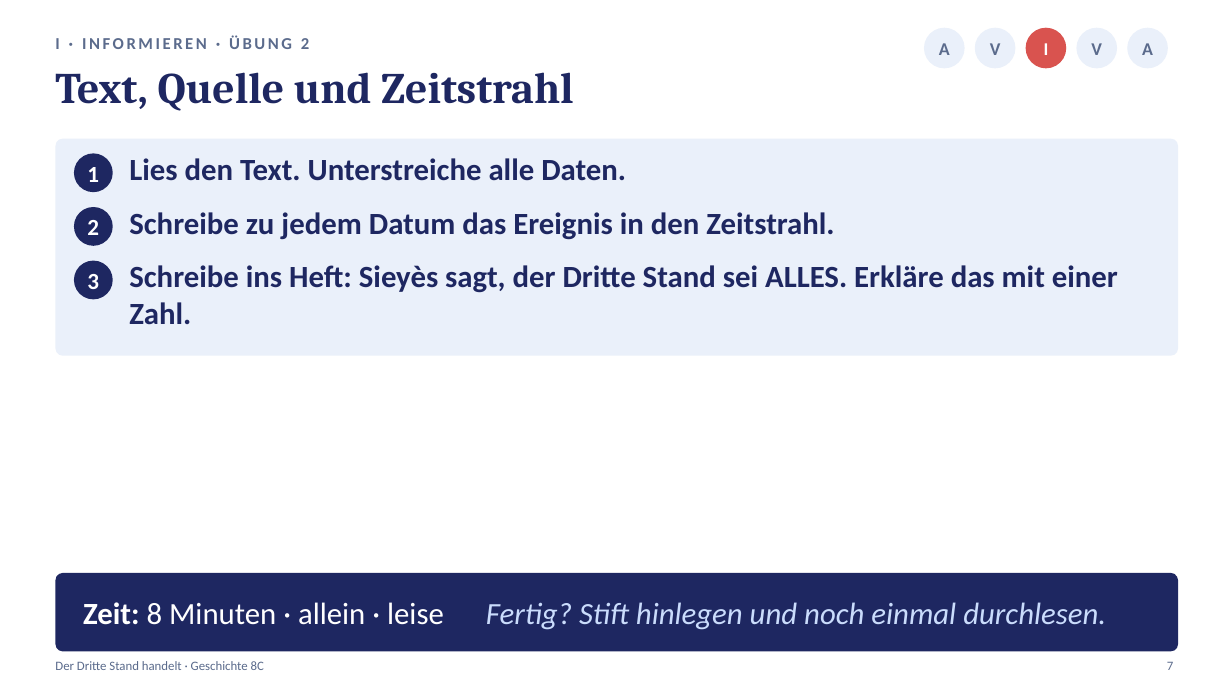
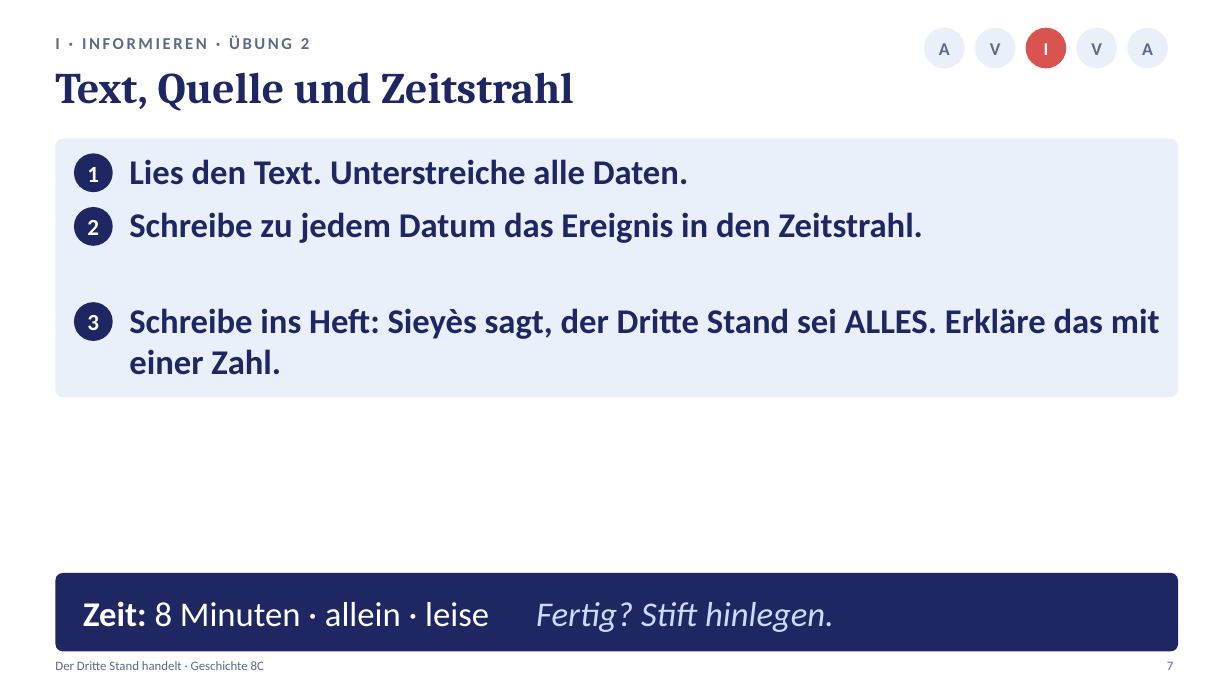
Before and after one commit to golzkonstantin-gif/Schule, a slide deck: slide 7 of Geschichte_8/Stunde2_Nationalversammlung/Praesentation_Stunde2_Nationalversammlung.pptx. Drawn at 1232x693 pixels with LibreOffice and Linux fonts; fonts in the diff are those of the drawing. Boxes give left, top, right and bottom in pixels: in the first picture for what was removed or moved away, otherwise in the second. Text is boxed around its words. In the diff, an @@ line names an element or a change of style, - is before the commit and + after.

```diff
--- a/Geschichte_8/Stunde2_Nationalversammlung/Praesentation_Stunde2_Nationalversammlung.pptx
+++ b/Geschichte_8/Stunde2_Nationalversammlung/Praesentation_Stunde2_Nationalversammlung.pptx
@@ rounded rectangle: place and size @@
-rounded rectangle at [55,139,1178,356]
+rounded rectangle at [55,139,1178,397]
@@ rounded rectangle at [55,139,1178,397]: proportions changed @@
@@ size 24 to 27 pt in 3 elements at [129,159,688,185], [129,212,923,243], [129,308,1160,375] @@
@@ 2 texts, 1 ellipse: place and size @@
-2 texts, 1 ellipse at [74,261,1118,325]
+2 texts, 1 ellipse at [74,302,1160,375]
@@ text at [83,601,834,632]: text changed; size 24 to 27 pt; text colour #CADCFC to #FFFFFF; italic off @@
-Zeit: 8 Minuten · allein · leise Fertig? Stift hinlegen und noch einmal durchlesen.
+Zeit: 8 Minuten · allein · leise Fertig? Stift hinlegen.
```
Also in this commit, not shown: 16 other slides changed, 21 other files.
